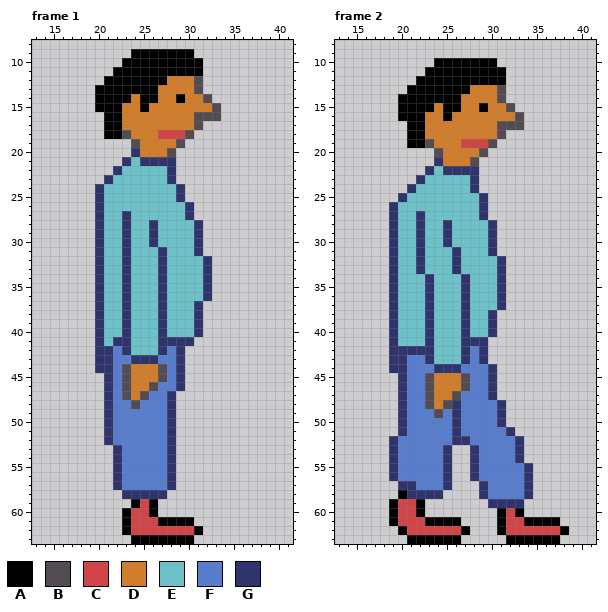
One commit to this pixel-art file: resources/me.ase. The picture above was drawn from the file before the commit.
64x64 pixels, 8 frames. Colours within 5 levels of each other are drawn and written as one. Shown: frame 1: x 13..41, y 8..63; frame 2: x 13..41, y 8..63. The commit also changed other frames, which this record leaves out.
Palette (. is transparent): A #000000  B #534c53  C #d04648  D #d27d2c  E #6dc2ca  F #597dce  G #30346d
Now the later version:
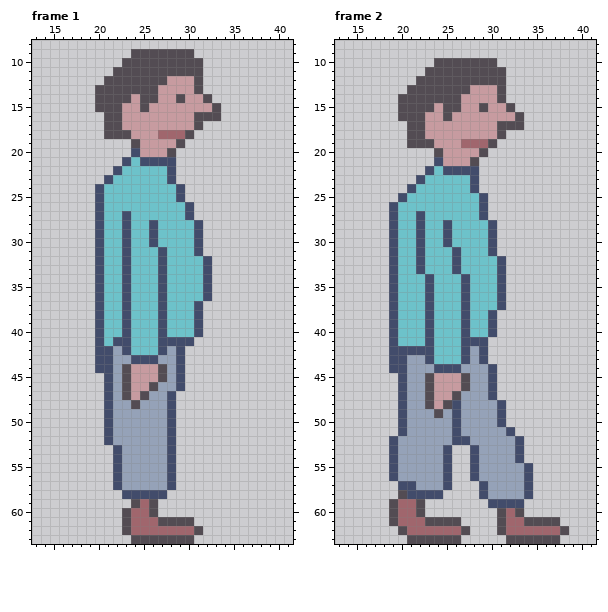
Difference:
colour C: #d04648 -> #a0666d
colour D: #d27d2c -> #c79ba0
colour F: #597dce -> #95a2b8
colour G: #30346d -> #424c6b
Changed rows in their new state; - is a pixel that keeps its letter.
Frame 1:
first column x 20:
 9 ----BBBBBBB-
10 ---BBBBBBBBB
11 --BBBBBBBBBB
12 -BBBBBBB----
13 BBBBBBB-----
14 BBBB-BB--B--
15 BBB--B------
16 -BB---------
17 -BB---------
18 -BB---------
first column x 23:
59 -B-B-----
60 B--B-----
61 B---BBBB-
62 B-------B
63 -BBBBBBB-
Frame 2:
first column x 20:
10 ----BBBBBBB-
11 ---BBBBBBBBB
12 --BBBBBBBBBB
13 -BBBBBBB----
14 BBBBBBB-----
15 BBBB-BB--B--
16 BBB--B------
17 -BB---------
18 -BB---------
19 -BB---------
first column x 19:
58 -B------------------
59 B--B----------------
60 B--B--------B-B-----
61 B---BBBB----B--BBBB-
62 -B------B---B------B
63 --BBBBBB-----BBBBBB-
Boxes around the changes in both pictures, in picture pixels (x1, y1, x2, y2):
changed: (95, 49, 212, 544)
changed: (389, 58, 569, 544)
